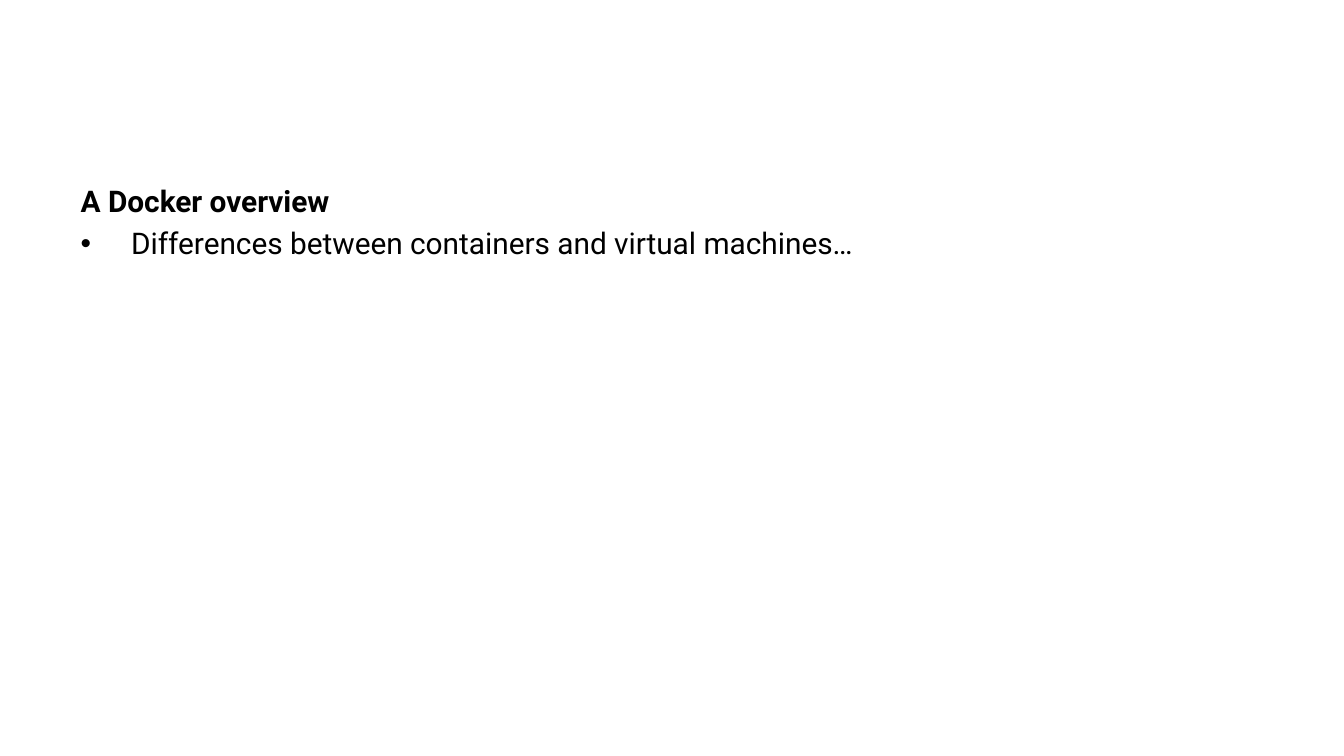
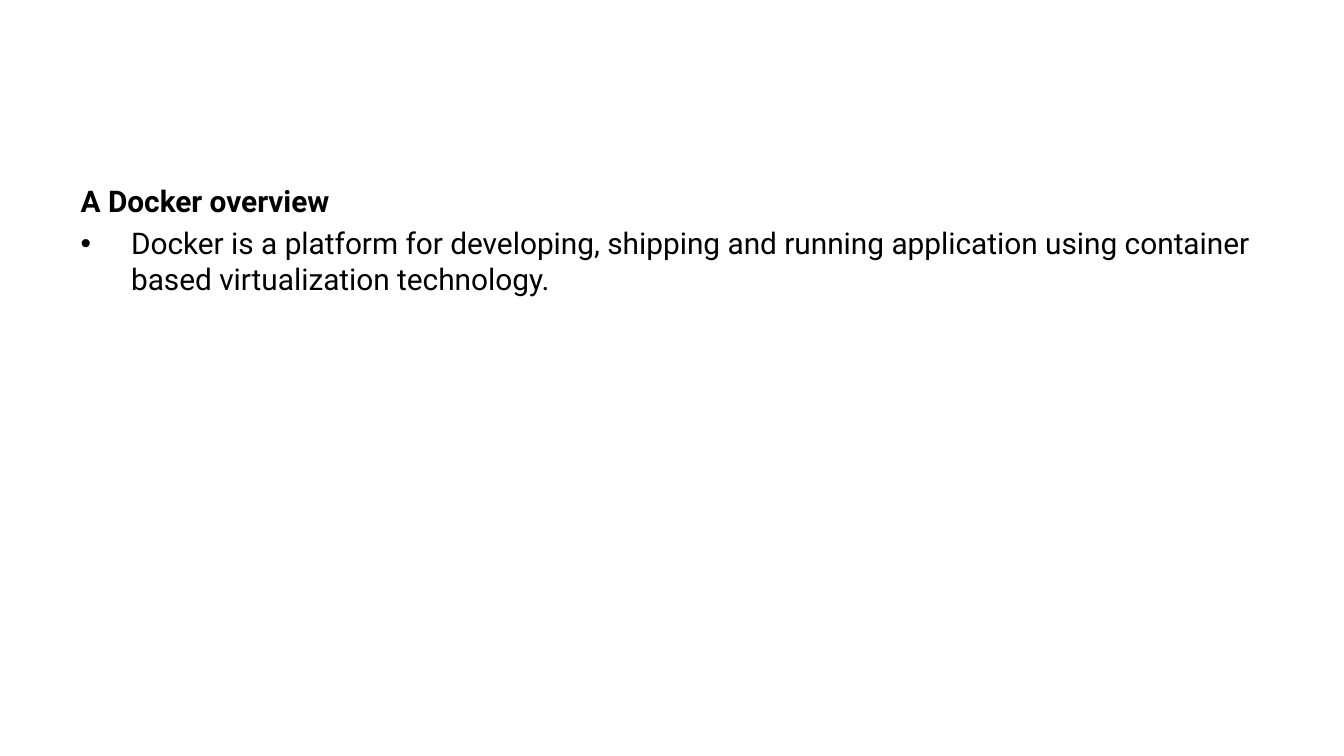
Before and after one commit to ManuelePasini/slides-markdown, a slide deck: slide 7 of dataplat_seminar.pptx. Drawn at 1344x756 pixels with LibreOffice and Linux fonts; fonts in the diff are those of the drawing. Boxes give left, top, right and bottom in pixels: in the first picture for what was removed or moved away, otherwise in the second. Text is boxed around its words. In the diff, an @@ line names an element or a change of style, - is before the commit and + after.

```diff
--- a/dataplat_seminar.pptx
+++ b/dataplat_seminar.pptx
@@ text at (x1=131, y1=231, x2=1250, y2=297): text changed @@
-• Differences between containers and virtual machines…
+• Docker is a platform for developing, shipping and running application using container based virtualization technology.
```
Also in this commit, not shown: 2 other slides changed, 2 other files.
